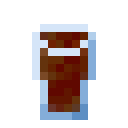
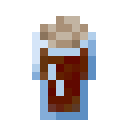
The second 128x128 image is a revision of the first. Changes to its layers:
added layer "Foam" above "Glass" over box(40, 16, 88, 48)
moved "Glass" above "Liquid", painted on it over box(32, 24, 96, 120)
